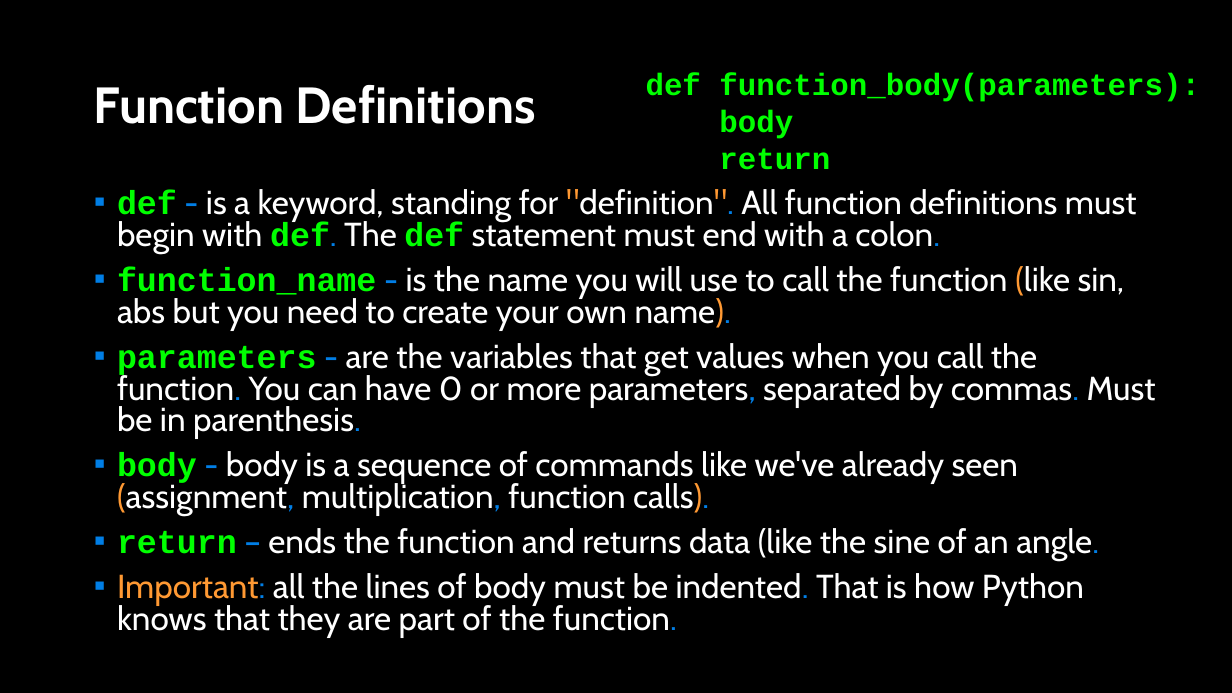
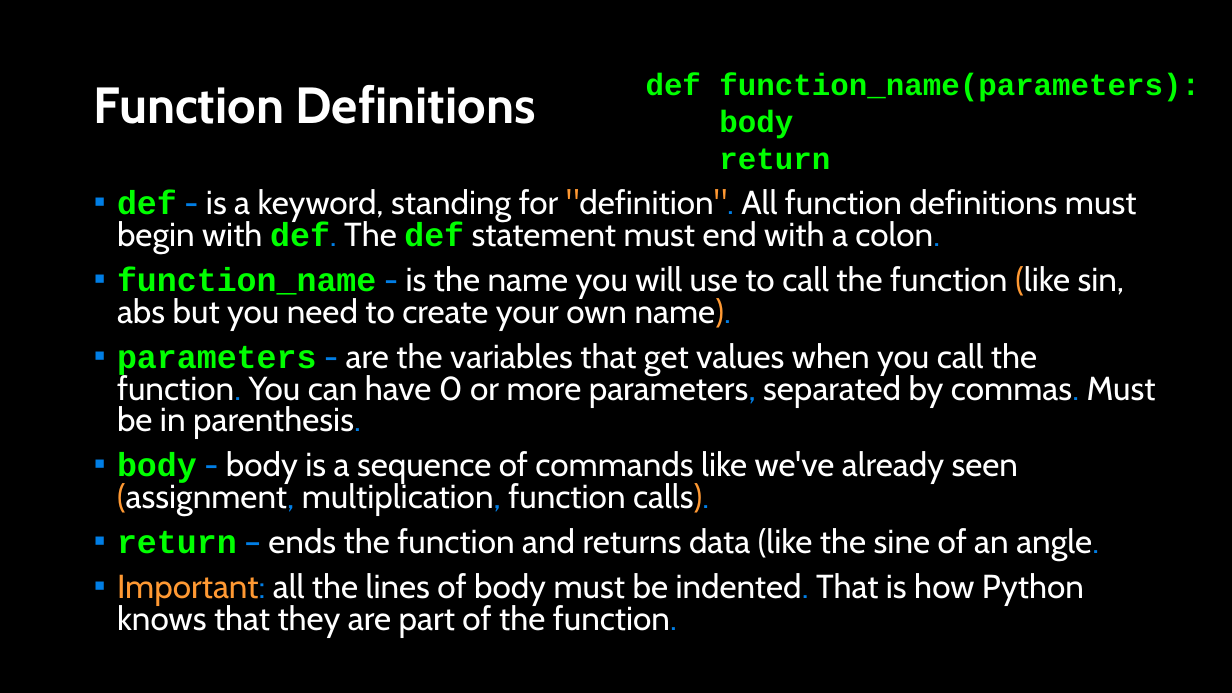
Before and after one commit to APS106/APS106-winter-2023-kinsella-goodfellow, a slide deck: slide 5 of lectures/week2/lecture2/slides/week2_lecture2.pptx. Drawn at 1232x693 pixels with LibreOffice and Linux fonts; fonts in the diff are those of the drawing; background and template pictures are left out. Boxes give left, top, right and bottom in pixels: in the first picture for what was removed or moved away, otherwise in the second. Text is boxed around its words. In the diff, an @@ line names an element or a change of style, - is before the commit and + after.

Commit message:
- week2_lecture2 notebook and slide update

```diff
--- a/lectures/week2/lecture2/slides/week2_lecture2.pptx
+++ b/lectures/week2/lecture2/slides/week2_lecture2.pptx
@@ text at [646,73,1200,102]: text changed @@
-def function_body(parameters):
+def function_name(parameters):
```
Also in this commit, not shown: 1 other file.
